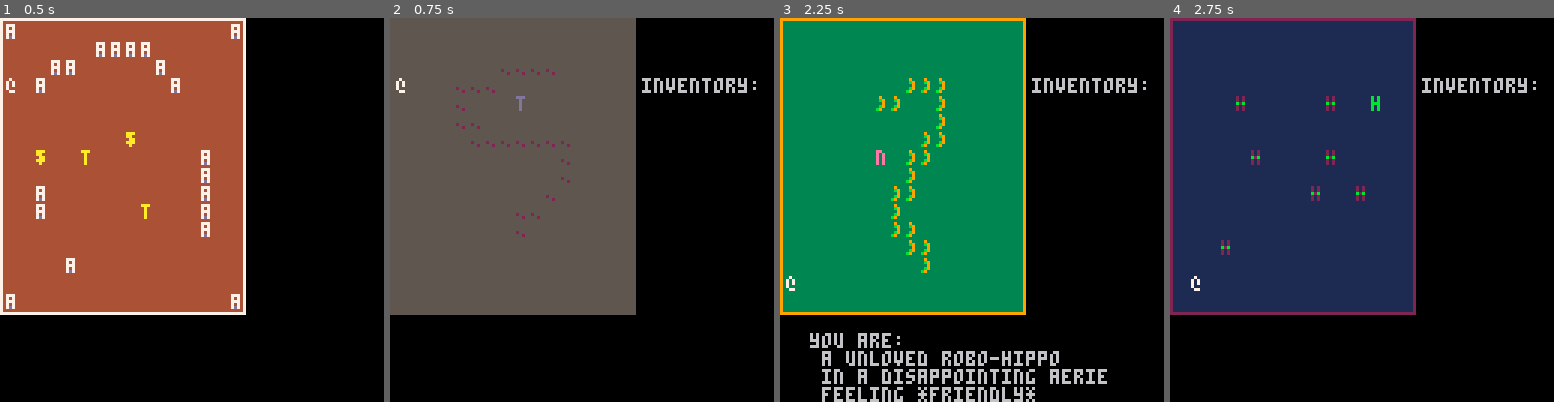
Above: before the commit, frames 1-4 (left to right).
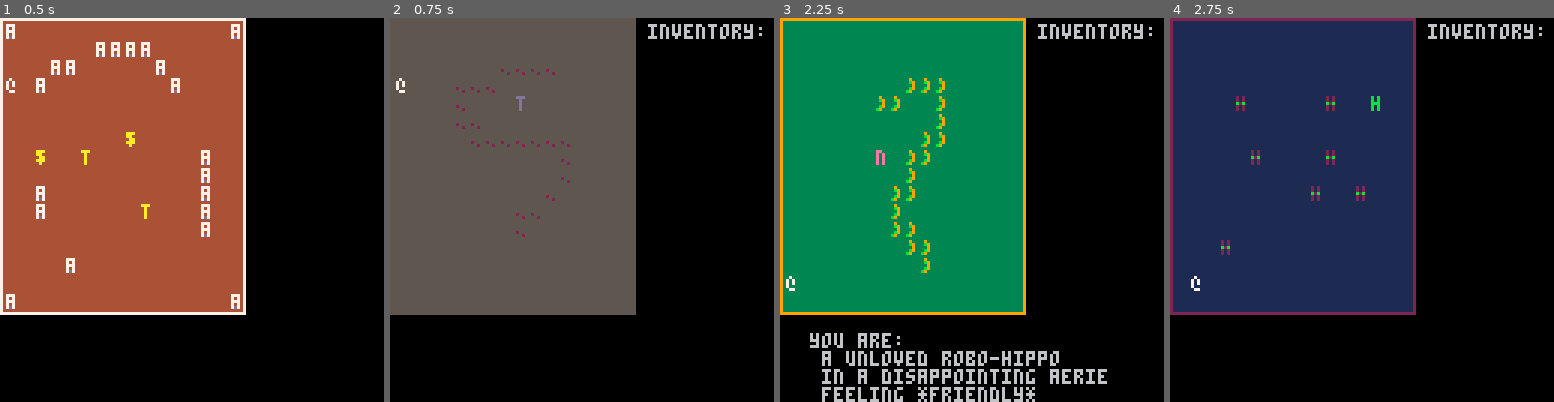
Above: after the commit, the same moments.

Repository: arnodick/castle
Game: PICO-8 cartridge castle.p8
Same seed, same stepped clock (60 frames per second), same inputs: the game is played once before the commit and once after it.
Inputs:
- Up to frame 1 (0.5 s): tap X (X key) at 0.33 s
- Up to frame 2 (0.75 s): tap O (Z key) at 0.7 s
- Up to frame 3 (2.25 s): tap X (X key) at 1.07, 1.85 s; hold Right 1.6-2.1 s; tap O (Z key) at 1.7, 2.1 s; hold Up from 2.15 s (still down)
- Up to frame 4 (2.75 s): release Up at 2.42 s; hold Right from 2.47 s (still down); tap O (Z key) at 2.5 s

Frame 1 is identical in both runs. In frame 2, 1.1% of the frame differs, in the area x 65-97%, y 1-20%; in frame 3, 1.1%; in frame 4, 1.1%.

Commit message:
CASHCASHCASHCASH

Diff:
--- a/castle.p8
+++ b/castle.p8
@@ -437,9 +437,10 @@
 function doactor(a)
 	if a.t==4 then
 		if p.x==a.x and p.y==a.y then
-			if not checkinventory(a.t) then
+			--if not checkinventory(a.t) then
 				add(p.inventory,a.t)
-			end
+			--else
+			--end
 			del(actors,a)
 			del(actors.items,a)
 		end
@@ -536,6 +537,7 @@
 --		sector_s=16
 --		sector_a=4 --6 is max here!
 --		room_w=sector_s*sector_a
+		--todo: make sector size input an array
 		rooms_i(16,4)
 		loadmap(rooms[level].room_w,rooms[level].sector_a)
 		players={}
@@ -553,7 +555,7 @@
 		local n=flr(rnd(#adjectives))+1
 		if p!=nil then
 			makemenu(1,10,105,120,20)
-			makemenu(2,84,20,40,60)
+			makemenu(2,86,2,40,60)
 		end
 		--del(adjective,adjective[n])
 	end
